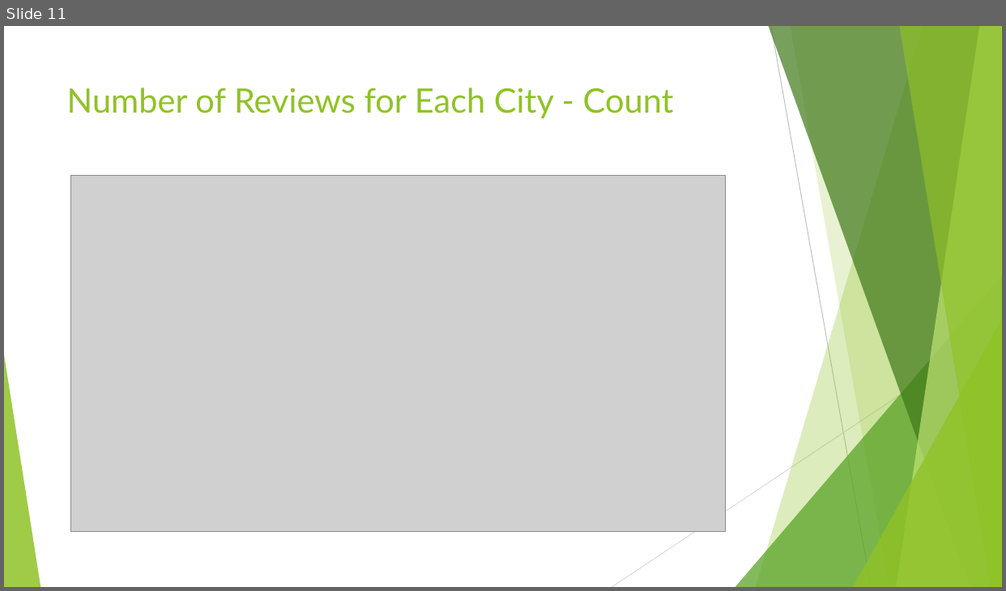
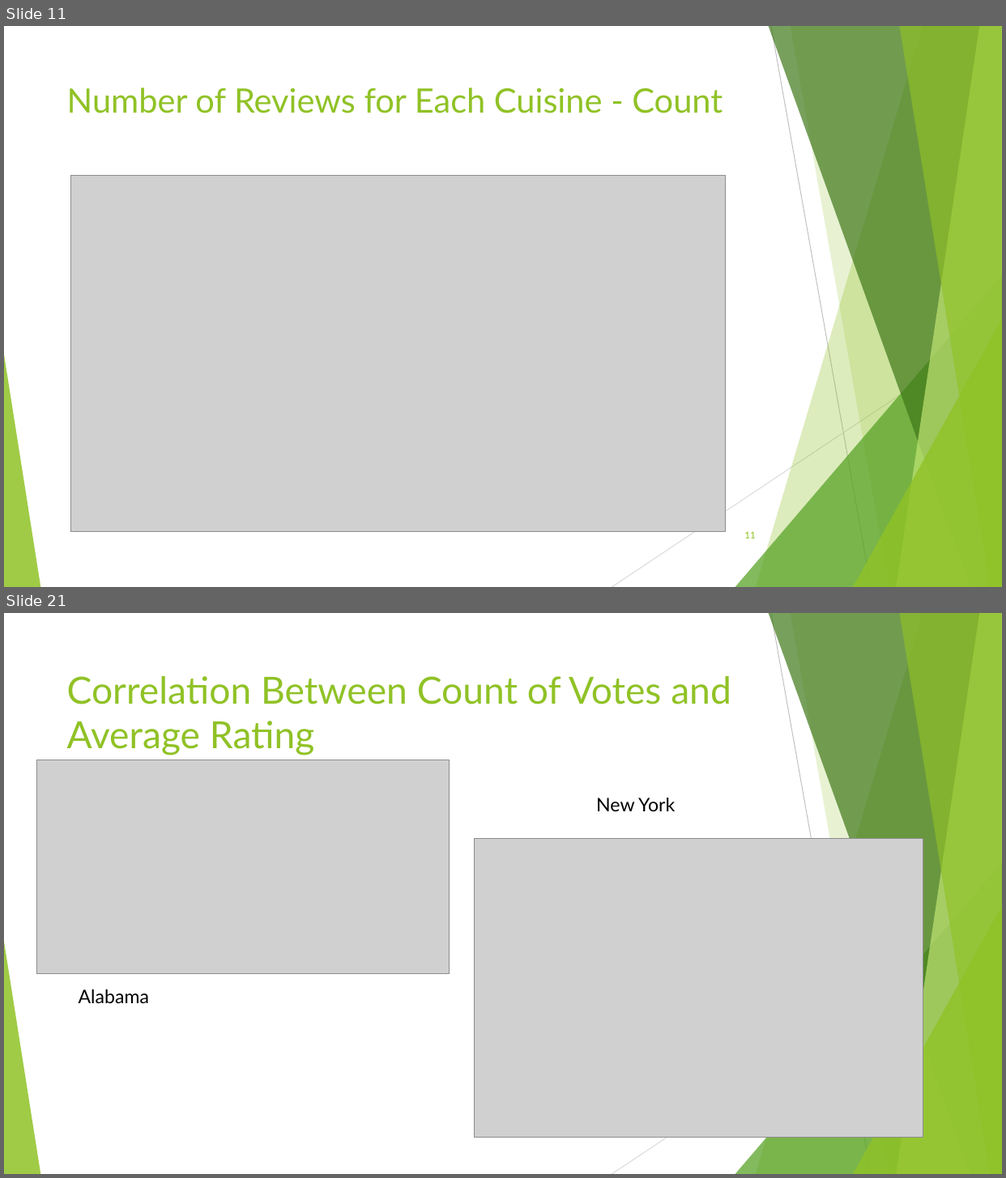
Before and after one commit to Cnw695/Project_1, a slide deck: final_project_one_slides.pptx. Shown one above the other, each under a label of ours: slide 11 before the commit, slides 11 and 21 after it; the slides between them are not shown. The pictures are 1006x591 and 1006x1178 pixels, drawn with LibreOffice and Linux fonts; fonts in the diff are those of the drawing; grey boxes stand for pictures. Boxes give left, top, right and bottom in pixels: in the first picture for what was removed or moved away, otherwise in the second. Text is boxed around its words. In the diff, an @@ line names an element or a change of style, - is before the commit and + after.

```diff
--- a/final_project_one_slides.pptx
+++ b/final_project_one_slides.pptx
@@ slide 21 added at (4,613,1002,1174), background #FFFFFF; not listed: 10 template elements that a slide beside it also shows @@
@@ title added at (67,676,731,756), 36 pt, text #90C226 @@
+Correlation Between Count of Votes and Average Rating
@@ picture added at (36,760,449,974) @@
@@ text added at (596,798,675,811), 18 pt, text #000000 @@
+New York
@@ picture added at (474,838,923,1138) @@
@@ text added at (79,990,149,1003), 18 pt, text #000000 @@
+Alabama
@@ slide 11 changed as well @@
@@ title at (67,88,722,113): text changed @@
-Number of Reviews for Each City - Count
+Number of Reviews for Each Cuisine - Count
@@ page number added at (744,531,755,539), 9 pt, text #90C226 @@
+11
```
Also in this commit, not shown: 12 other slides changed, 12 other slides added, 12 slides removed, 10 other files.
